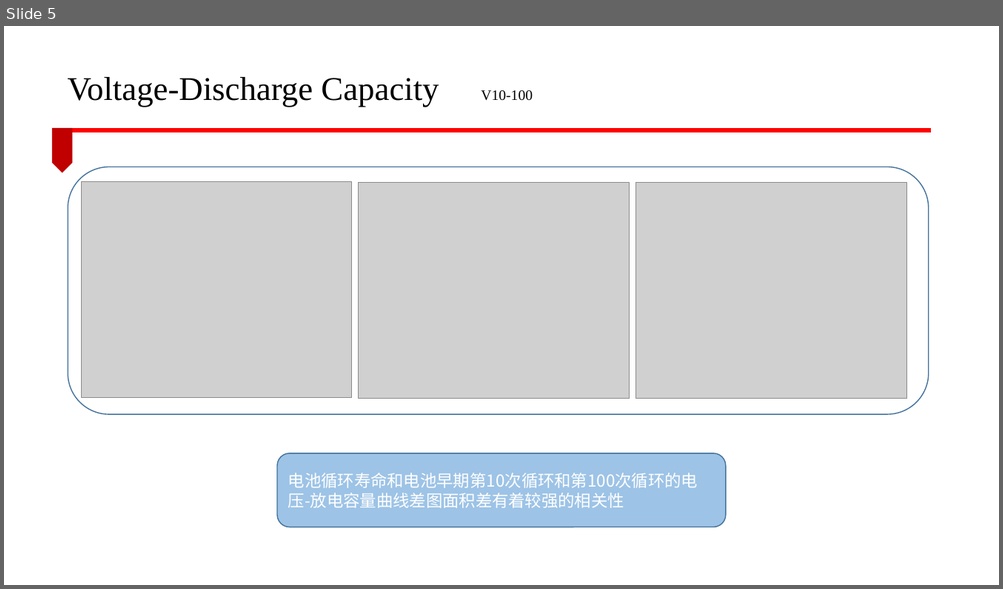
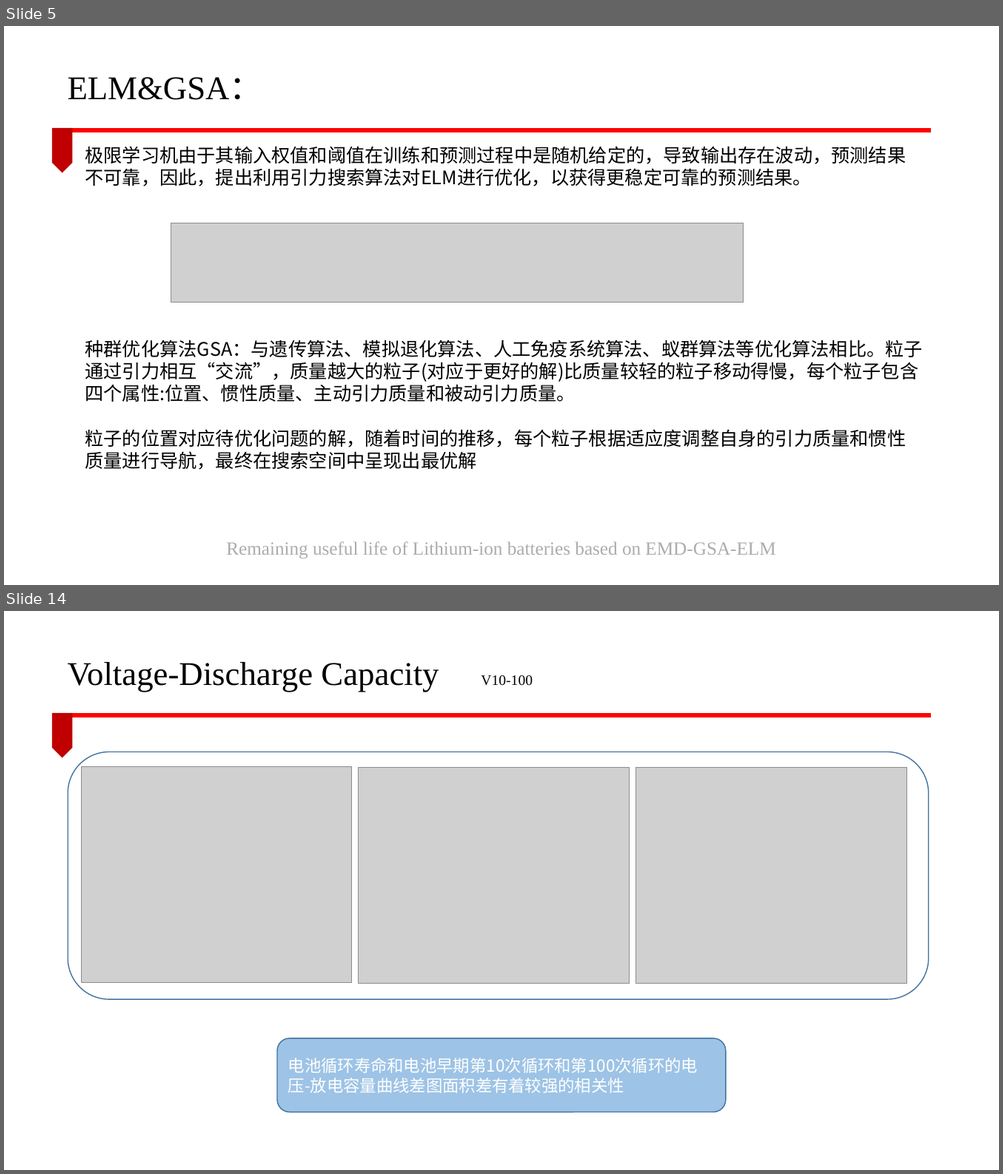
Before and after one commit to lucking666/sys, a slide deck: 卢老师论文汇报/CEEMDAN汇报.pptx. Shown one above the other, each under a label of ours: slide 5 before the commit, slides 5 and 14 after it; the slides between them are not shown. The pictures are 1003x589 and 1003x1174 pixels, drawn with LibreOffice and Linux fonts; fonts in the diff are those of the drawing; grey boxes stand for pictures; background and template pictures are left out. Boxes give left, top, right and bottom in pixels: in the first picture for what was removed or moved away, otherwise in the second. Text is boxed around its words. In the diff, an @@ line names an element or a change of style, - is before the commit and + after.

```diff
--- a/卢老师论文汇报/CEEMDAN汇报.pptx
+++ b/卢老师论文汇报/CEEMDAN汇报.pptx
@@ slide 5 added at bbox=[4, 26, 999, 585], background #FFFFFF; not listed: 2 template elements that a slide beside it also shows @@
@@ text added at bbox=[68, 77, 263, 100], 32 pt, text #000000 @@
+ELM&GSA：
@@ text added at bbox=[85, 146, 906, 187], 18 pt, text #000000 @@
+极限学习机由于其输入权值和阈值在训练和预测过程中是随机给定的，导致输出存在波动，预测结果不可靠，因此，提出利用引力搜索算法对ELM进行优化，以获得更稳定可靠的预测结果。
@@ picture added at bbox=[171, 223, 743, 302] @@
@@ text added at bbox=[85, 340, 922, 470], 18 pt, text #000000 @@
+种群优化算法GSA：与遗传算法、模拟退化算法、人工免疫系统算法、蚁群算法等优化算法相比。粒子通过引力相互“交流”，质量越大的粒子(对应于更好的解)比质量较轻的粒子移动得慢，每个粒子包含四个属性:位置、惯性质量、主动引力质量和被动引力质量。
+粒子的位置对应待优化问题的解，随着时间的推移，每个粒子根据适应度调整自身的引力质量和惯性质量进行导航，最终在搜索空间中呈现出最优解
@@ text added at bbox=[226, 542, 775, 559], 18 pt, text #AFABAB @@
+Remaining useful life of Lithium-ion batteries based on EMD-GSA-ELM
@@ what was slide 5 is now slide 14 @@
```
Also in this commit, not shown: 3 slides changed, 9 other slides added, 1 slide removed, 2 other files.
